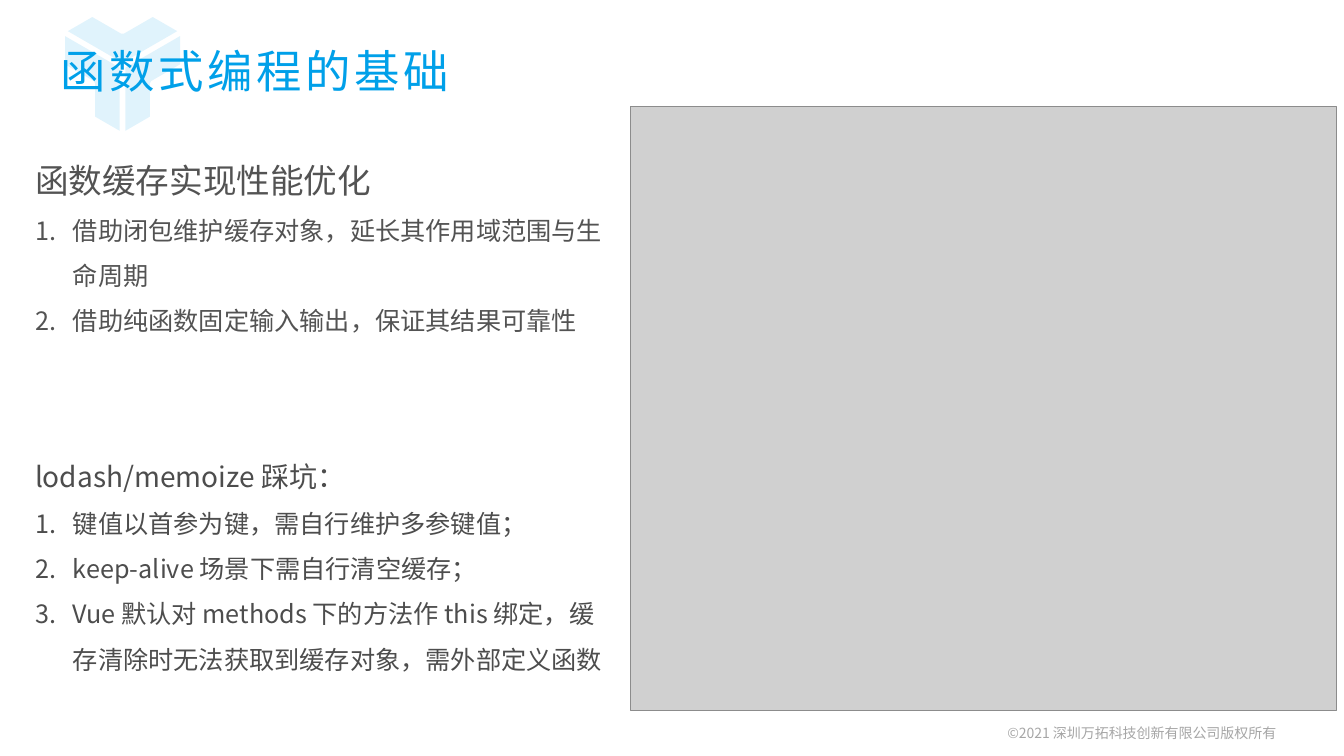
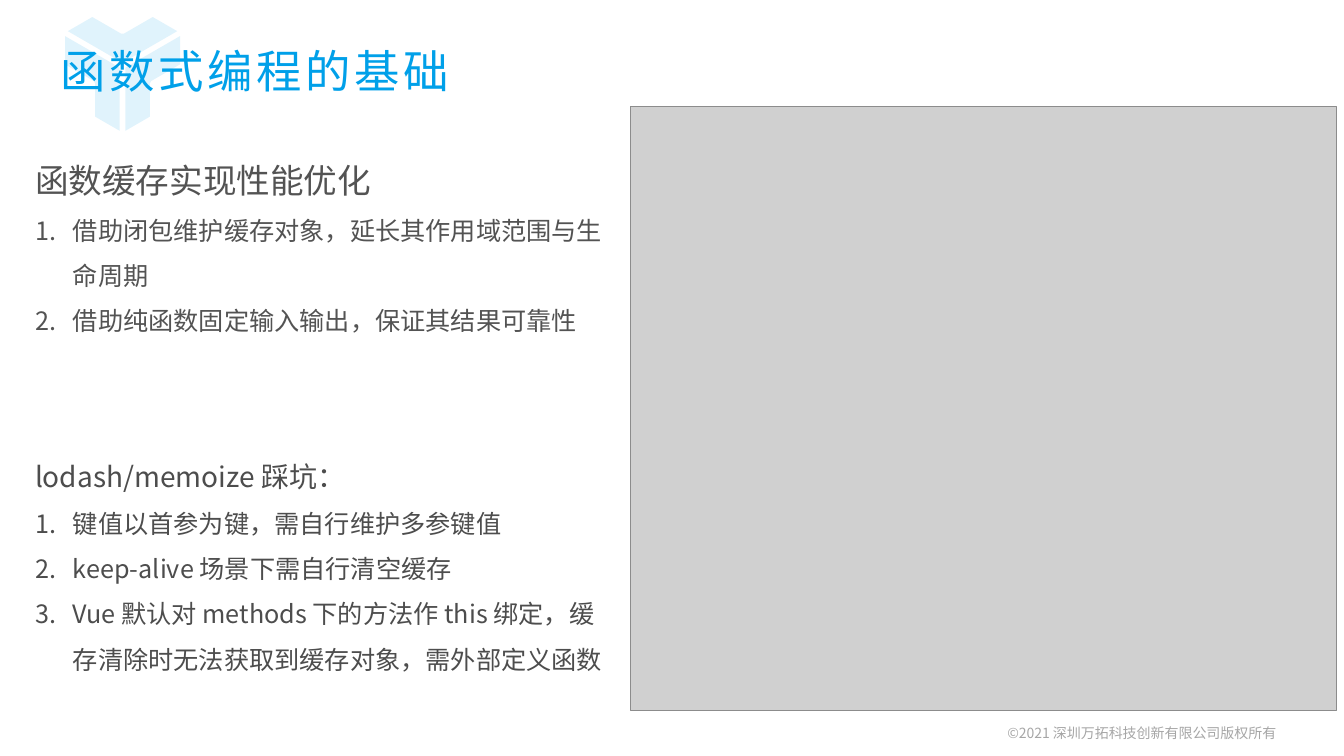
Before and after one commit to ZengLingYong/Blog, a slide deck: slide 16 of 函数编程范式.pptx. Drawn at 1344x756 pixels with LibreOffice and Linux fonts; fonts in the diff are those of the drawing; grey boxes stand for pictures; background and template pictures are left out. Boxes give left, top, right and bottom in pixels: in the first picture for what was removed or moved away, otherwise in the second. Text is boxed around its words. In the diff, an @@ line names an element or a change of style, - is before the commit and + after.

```diff
--- a/函数编程范式.pptx
+++ b/函数编程范式.pptx
@@ text at (73,512,501,584): text changed @@
-1. 键值以首参为键，需自行维护多参键值；
-2. keep-alive 场景下需自行清空缓存；
+1. 键值以首参为键，需自行维护多参键值
+2. keep-alive 场景下需自行清空缓存
```
Also in this commit, not shown: 14 other slides changed.
